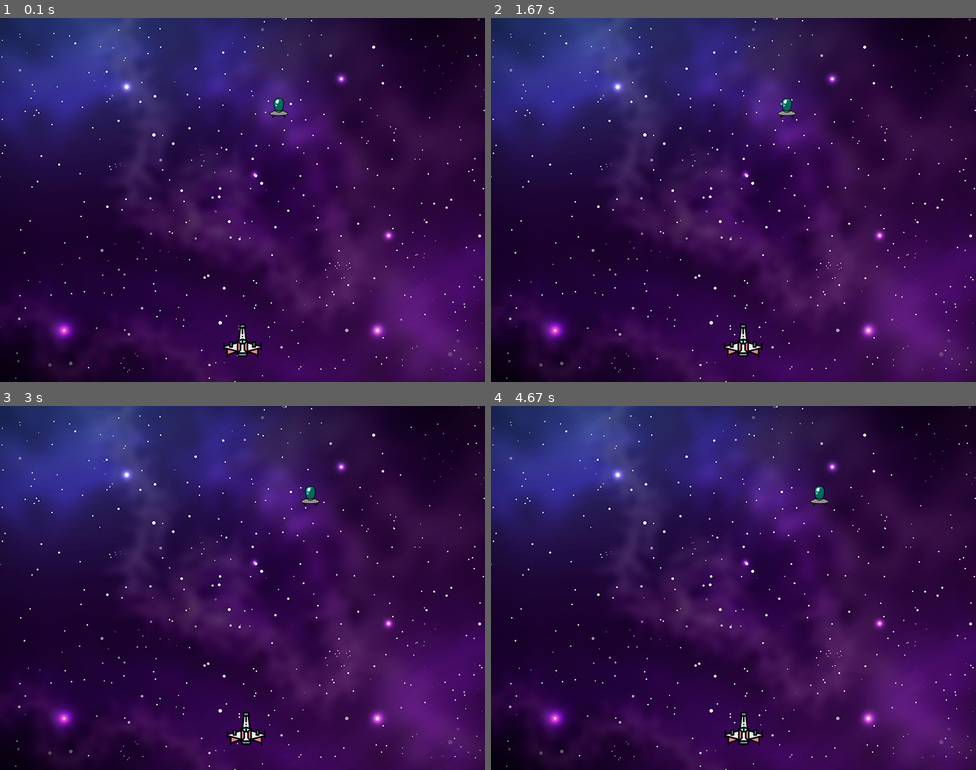
Above: before the commit, frames 1-4 (two rows, left to right).
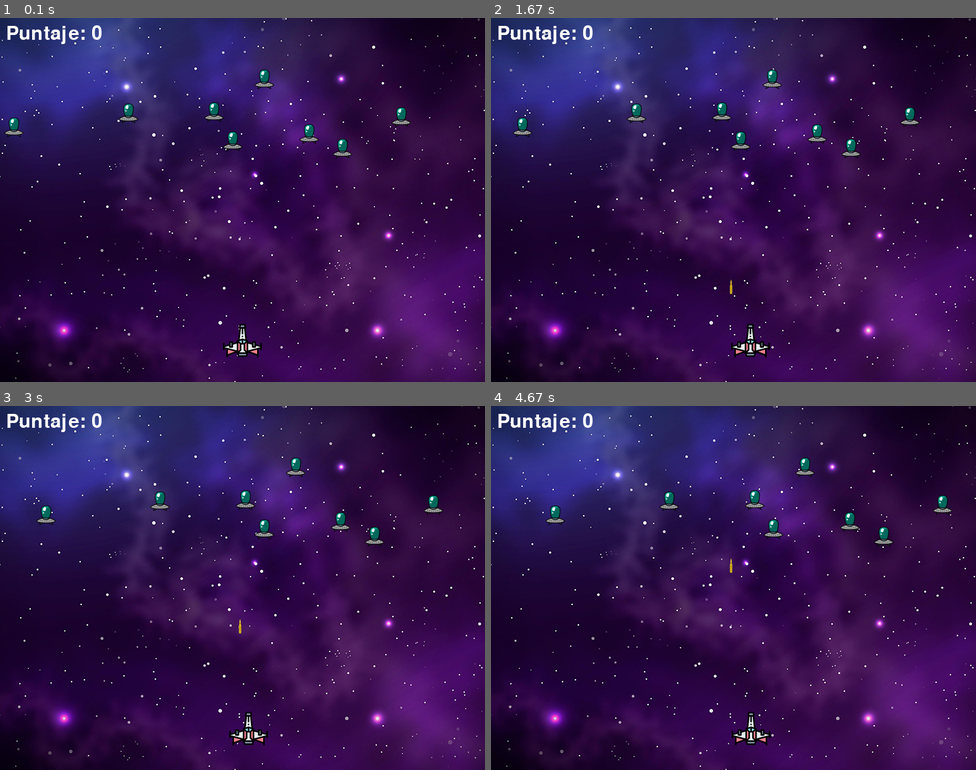
Above: after the commit, the same moments.

Repository: ndasanbiagio/pygame
Game: pygame game, started from main.py
Two runs of this game, one before a commit and one after it. Both use one fixed random seed, a clock stepped at 60 frames per second and the inputs below.
Inputs:
- Up to frame 1 (0.1 s): no input
- Up to frame 2 (1.67 s): tap Space at 0.33, 0.73, 1.03, 1.23, 1.53 s; hold Right 0.67-1.13 s; hold Right 1.17-1.63 s
- Up to frame 3 (3 s): hold Left 1.67-2.2 s; tap Space at 1.73, 2.03, 2.3, 2.6, 2.73 s; hold Left 2.23-2.63 s; hold Right from 2.67 s (still down)
- Up to frame 4 (4.67 s): tap Space at 3.03, 3.4, 3.7, 3.9, 4.2, 4.4 s; release Right at 3.3 s; hold Left 3.33-3.8 s; hold Right 3.83-4.3 s; hold Right from 4.33 s (still down)

The runs differ from the first frame. In frame 1, 1.4% of the frame differs, in the area x 0-85%, y 2-39%; in frame 2, 1.9%, in the area x 1-89%, y 2-94%; in frame 3, 1.7%; in frame 4, 1.9%.

Commit message:
fin_del_juego

Diff:
--- a/main.py
+++ b/main.py
@@ -1,102 +1,174 @@
 import pygame
 import random
+import math
+from pygame import mixer
 
-#Iniciar Pygame
+# Iniciar Pygame
 pygame.init()
 
+# Crear la pantalla
+pantalla = pygame.display.set_mode((800, 600))
 
-#Crear la pantalla
-pantalla = pygame.display.set_mode((800,600))
-
-
-#Titulo e Icono
-pygame.display.set_caption("Invacion Espacial")
+# Titulo e Icono
+pygame.display.set_caption("Invasión Espacial")
 icono = pygame.image.load("ovni.png")
 pygame.display.set_icon(icono)
 fondo = pygame.image.load('Fondo.jpg')
 
-
-#Jugador
+# Jugador
 img_jugador = pygame.image.load("rocket.png")
 jugador_x = 368
 jugador_y = 500
 jugador_x_cambio = 0
 
+# Agregar musica
+mixer.music.load('MusicaFondo.mp3')
+mixer.music.set_volume(0.3)
+mixer.music.play(-1)
 
-#Variable del enemigo
-img_enemigo = pygame.image.load("enemigo.png")
-enemigo_x = random.randint(0, 736)
-enemigo_y = random.randint(50, 200)
-enemigo_x_cambio = 0.3
-enemigo_y_cambio = 50
+# Variable del enemigo
+img_enemigo = []
+enemigo_x = []
+enemigo_y = []
+enemigo_x_cambio = []
+enemigo_y_cambio = []
+cantidad_enemigos = 8
 
+for e in range(cantidad_enemigos):
+    img_enemigo.append(pygame.image.load("enemigo.png"))
+    enemigo_x.append(random.randint(0, 736))
+    enemigo_y.append(random.randint(50, 200))
+    enemigo_x_cambio.append(0.3)
+    enemigo_y_cambio.append(50)
 
-#Funcion jugador
+# Variable de la bala
+img_bala = pygame.image.load("bala.png")
+bala_x = 0
+bala_y = 500
+bala_x_cambio = 0
+bala_y_cambio = 1
+bala_visible = False
+
+# Puntaje
+puntaje = 0
+fuente = pygame.font.Font('freesansbold.ttf',32)
+texto_x = 10
+texto_y = 10
+
+# Texto final de juego
+fuente_final = pygame.font.Font('freesansbold.ttf', 40)  # Asegúrate de tener esta fuente o cambiala por una que tengas
+
+def texto_final():
+    mi_fuente_final = fuente_final.render("GAME OVER!!!", True, (255, 255, 255))
+    pantalla.blit(mi_fuente_final, (60, 200))
+
+def mostrar_puntaje(x, y):
+    texto = fuente.render(f"Puntaje: {puntaje}", True, (255, 255, 255))
+    pantalla.blit(texto, (x, y))
+
+# Funcion jugador
 def jugador(x, y):
     pantalla.blit(img_jugador, (x, y))
 
-#Funcion enemigo
-def enemigo(x, y):
-    pantalla.blit(img_enemigo, (x, y))
+# Funcion enemigo
+def enemigo(x, y, ene):
+    pantalla.blit(img_enemigo[ene], (x, y))
 
+# Funcion disparar bala
+def disparar_bala(x, y):
+    global bala_visible
+    bala_visible = True
+    pantalla.blit(img_bala, (x + 16, y + 10))
 
-#Loop del juego
+# Funcion detectar colisiones
+def hay_colision(x_1, y_1, x_2, y_2):
+    distancia = math.sqrt(math.pow(x_1 - x_2, 2) + math.pow(y_2 - y_1, 2))
+    if distancia < 27:
+        return True
+    else:
+        return False
+
+# Loop del juego
 se_ejecuta = True
 while se_ejecuta:
-    #RGB
+    # RGB
     pantalla.fill((205, 244, 228))
 
-#Image de fondo
+    # Imagen de fondo
     pantalla.blit(fondo, (0, 0))
 
-
-#Iterar eventos
+    # Iterar eventos
     for evento in pygame.event.get():
-
-        #Evento Cerrar
         if evento.type == pygame.QUIT:
             se_ejecuta = False
-        #Evento presionar flecha
+
+        # Evento presionar teclas
         if evento.type == pygame.KEYDOWN:
             if evento.key == pygame.K_LEFT:
-                jugador_x_cambio = -0.3
-        if evento.type == pygame.KEYDOWN:
+                jugador_x_cambio = -0.5
             if evento.key == pygame.K_RIGHT:
-                jugador_x_cambio = 0.3
+                jugador_x_cambio = 0.5
+            if evento.key == pygame.K_SPACE:
+                sonido_bala = mixer.Sound('disparo.mp3')
+                sonido_bala.play()
+                if not bala_visible:
+                    bala_x = jugador_x
+                    disparar_bala(bala_x, bala_y)
 
-
-        #Evento soltar flecha
+        # Evento soltar tecla
         if evento.type == pygame.KEYUP:
             if evento.key == pygame.K_LEFT or evento.key == pygame.K_RIGHT:
                 jugador_x_cambio = 0
 
-    #Modificar ubicacion del jugador
+    # Modificar ubicación del jugador
     jugador_x += jugador_x_cambio
 
-    #Mantener dentro de bordes al jugador
+    # Mantener dentro de bordes al jugador
     if jugador_x <= 0:
         jugador_x = 0
-
     elif jugador_x >= 736:
         jugador_x = 736
 
+    # Modificar ubicación del enemigo
+    for e in range(cantidad_enemigos):
+        # Fin de juego
+        if enemigo_y[e] > 500:
+            for k in range(cantidad_enemigos):
+                enemigo_y[k] = 1000
+            texto_final()
+            break
 
-    # Modificar ubicacion del enemigo
-    enemigo_x += enemigo_x_cambio
+        enemigo_x[e] += enemigo_x_cambio[e]
 
-    # Mantener dentro de bordes al jugador
-    if enemigo_x <= 0:
-        enemigo_x_cambio = 0.3
-        enemigo_y += enemigo_y_cambio
-    elif enemigo_x >= 736:
-        enemigo_x_cambio = -0.3
-        enemigo_y += enemigo_y_cambio
+        # Mantener dentro de bordes al enemigo y cambiar dirección
+        if enemigo_x[e] <= 0 or enemigo_x[e] >= 736:
+            enemigo_x_cambio[e] *= -1
+            enemigo_y[e] += enemigo_y_cambio[e]
 
+        # Colisión
+        colision = hay_colision(enemigo_x[e], enemigo_y[e], bala_x, bala_y)
+        if colision:
+            sonido_colision = mixer.Sound('Golpe.mp3')
+            sonido_colision.play()
+            bala_y = 500
+            bala_visible = False
+            puntaje += 1
+            enemigo_x[e] = random.randint(0, 736)
+            enemigo_y[e] = random.randint(50, 200)
 
+        enemigo(enemigo_x[e], enemigo_y[e], e)
 
+    # Movimiento de la bala
+    if bala_y <= -64:
+        bala_y = 500
+        bala_visible = False
+
+    if bala_visible:
+        disparar_bala(bala_x, bala_y)
+        bala_y -= bala_y_cambio
 
     jugador(jugador_x, jugador_y)
-    enemigo(enemigo_x, enemigo_y)
+    mostrar_puntaje(texto_x, texto_y)
 
-    #Actualizar
+    # Actualizar pantalla
     pygame.display.update()
Binary file added: bala.png
Not shown, added: Golpe.mp3
Not shown, added: MusicaFondo.mp3
Not shown, added: disparo.mp3
